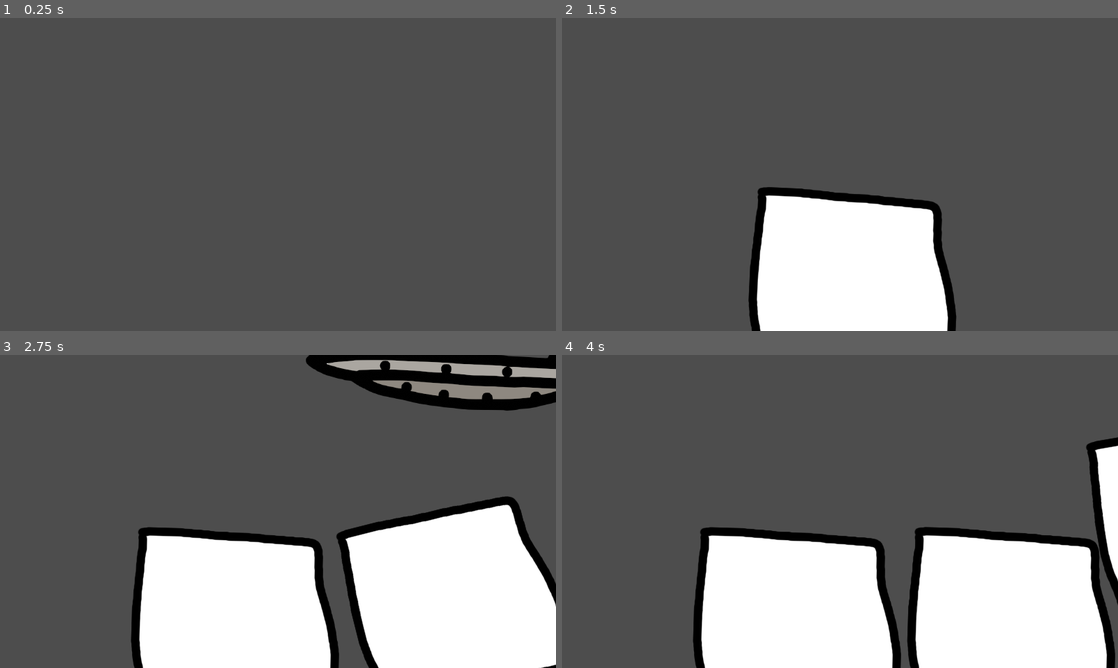
Above: before the commit, frames 1-4 (two rows, left to right).
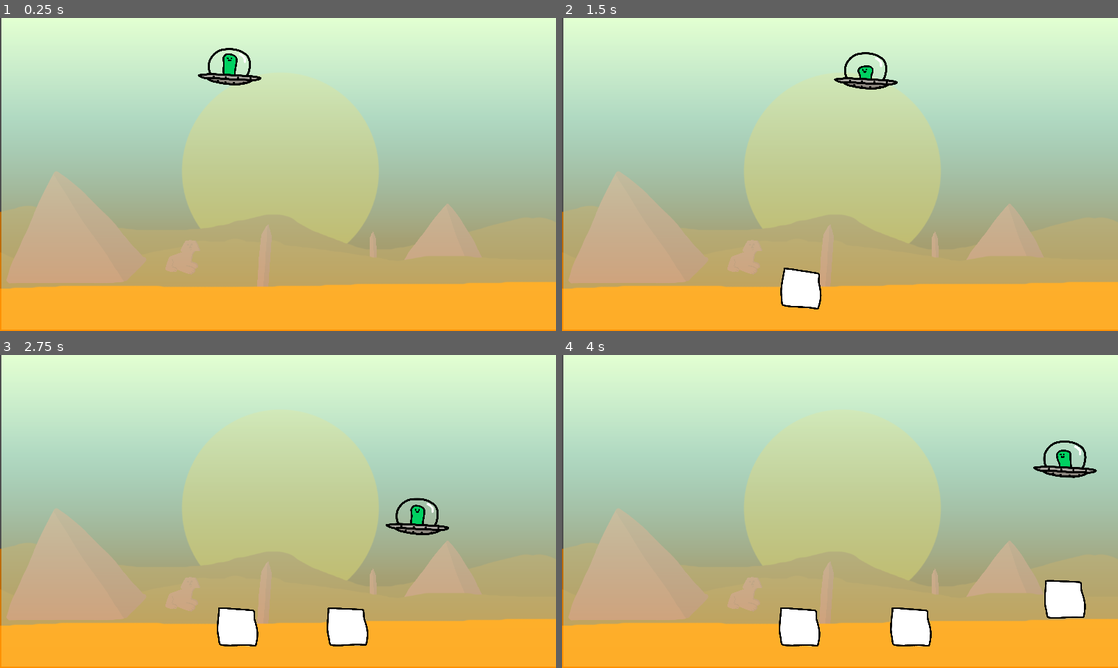
Above: after the commit, the same moments.

Repository: kilmanio/gamejam2024
Game: Godot game, scene res://gametest.tscn
Two runs of this game, one before a commit and one after it. Both use one fixed random seed, a clock stepped at 60 frames per second and the inputs below. The engine's default icon, where the game draws it, is replaced by a stand-in: a white triangle on a blue panel in a dark square.
Inputs:
- Up to frame 1 (0.25 s): no input
- Up to frame 2 (1.5 s): hold Right (ui_right) 0.53-1.28 s; hold Insert (ui_text_toggle_insert_mode) 0.53-1.28 s; tap Space (ui_select) at 0.77 s; hold Down (ui_down) from 1.28 s (still down); tap Insert (ui_text_toggle_insert_mode) at 1.35 s
- Up to frame 3 (2.75 s): tap Space (ui_select) at 1.52 s; release Down (ui_down) at 2.03 s; hold Right (ui_right) from 2.03 s (still down); hold Insert (ui_text_toggle_insert_mode) from 2.03 s (still down)
- Up to frame 4 (4 s): release Right (ui_right) at 2.78 s; release Insert (ui_text_toggle_insert_mode) at 2.78 s; hold Up (ui_up) 2.78-3.53 s; tap Insert (ui_text_toggle_insert_mode) at 2.85 s; tap Space (ui_select) at 3.02, 3.77 s; hold Left (ui_left) from 3.53 s (still down); hold Insert (ui_text_toggle_insert_mode) from 3.53 s (still down)

The runs differ from the first frame. In frame 1, 100% of the frame differs, in the area x 0-100%, y 0-100%; in frame 2, 99%; in frame 3, 99%; in frame 4, 98%.

Commit message:
Scale game

Diff:
--- a/block.gd
+++ /dev/null
@@ -1,13 +0,0 @@
-#extends CharacterBody2D
-extends RigidBody2D
-
-const SPEED = 600
-var active = true
-
-func _ready() -> void:
-	#contact_monitor = true
-	#max_contacts_reported = 8
-	set_continuous_collision_detection_mode(0)
-
-func _physics_process(delta: float) -> void:
-	pass
--- a/block.tscn
+++ b/block.tscn
@@ -1,14 +1,14 @@
-[gd_scene load_steps=3 format=3 uid="uid://byjfdv0upj5gs"]
+[gd_scene load_steps=2 format=3 uid="uid://byjfdv0upj5gs"]
 
-[ext_resource type="Script" path="res://block.gd" id="1_y510p"]
 [ext_resource type="Texture2D" uid="uid://dfu2j5kjyrmqt" path="res://graphics/objects/block1.png" id="2_mgmfs"]
 
 [node name="root" type="RigidBody2D"]
 can_sleep = false
-script = ExtResource("1_y510p")
 
 [node name="Sprite2D" type="Sprite2D" parent="."]
+scale = Vector2(0.2, 0.2)
 texture = ExtResource("2_mgmfs")
 
 [node name="CollisionPolygon2D" type="CollisionPolygon2D" parent="."]
+scale = Vector2(0.2, 0.2)
 polygon = PackedVector2Array(-190, -176, 185, -166, 203, -41, 233, 86, 216, 216, 67, 218, -132, 226, -173, 212, -203, 69)
--- a/floor.tscn
+++ b/floor.tscn
@@ -9,6 +9,7 @@
 scale = Vector2(8, 1)
 
 [node name="Sprite2D" type="Sprite2D" parent="."]
+visible = false
 texture = ExtResource("1_05ov0")
 
 [node name="CollisionShape2D" type="CollisionShape2D" parent="."]
--- a/game.gd
+++ b/game.gd
@@ -19,6 +19,6 @@
 func spawn_block():
 	var object = scene_to_instance.instantiate()
 	object.position = $ship.position
-	object.position.y += 400
+	object.position.y += 100
 	call_deferred("add_child",object)
 	timeout = 1
--- a/gametest.tscn
+++ b/gametest.tscn
@@ -1,17 +1,20 @@
-[gd_scene load_steps=4 format=3 uid="uid://dnsp5txuw6eto"]
+[gd_scene load_steps=5 format=3 uid="uid://dnsp5txuw6eto"]
 
 [ext_resource type="Script" path="res://game.gd" id="1_gkpnp"]
 [ext_resource type="PackedScene" uid="uid://dqy1pwjl8hghv" path="res://floor.tscn" id="1_jda8s"]
 [ext_resource type="PackedScene" uid="uid://crsojgydks7ji" path="res://ship.tscn" id="2_4bkxq"]
+[ext_resource type="PackedScene" uid="uid://cb1sgodtqtr3y" path="res://scenes/background.tscn" id="2_djvyx"]
 
 [node name="Node2D" type="Node2D"]
 script = ExtResource("1_gkpnp")
 
+[node name="Background" parent="." instance=ExtResource("2_djvyx")]
+
 [node name="ship" parent="." instance=ExtResource("2_4bkxq")]
-position = Vector2(0, -400)
+position = Vector2(474, 131)
 
 [node name="floor" parent="." instance=ExtResource("1_jda8s")]
-position = Vector2(0, 600)
+position = Vector2(587, 670)
 
 [node name="Camera2D" type="Camera2D" parent="."]
-position = Vector2(0, 100)
+position = Vector2(574, 327)
--- a/scenes/background.tscn
+++ b/scenes/background.tscn
@@ -147,7 +147,6 @@
 [node name="Ground3" type="Sprite2D" parent="."]
 modulate = Color(0.990533, 0.566839, 1.15514e-06, 1)
 position = Vector2(644, 557)
-scale = Vector2(1, 1)
 texture = ExtResource("7_godyt")
 
 [node name="Fog" type="Sprite2D" parent="."]
--- a/ship.tscn
+++ b/ship.tscn
@@ -4,16 +4,17 @@
 [ext_resource type="PackedScene" uid="uid://d0rjstwyyqvrc" path="res://scenes/player_gfx.tscn" id="2_uqekn"]
 
 [sub_resource type="CapsuleShape2D" id="CapsuleShape2D_b6v5g"]
-radius = 174.0
-height = 506.0
+radius = 32.0
+height = 80.0
 
 [node name="Ship" type="RigidBody2D"]
 script = ExtResource("1_h6koc")
 
 [node name="PlayerGFX" parent="." instance=ExtResource("2_uqekn")]
+scale = Vector2(0.2, 0.2)
 
 [node name="Beam" type="Area2D" parent="."]
-position = Vector2(0, 336)
+position = Vector2(0, 70)
 gravity_space_override = 3
 gravity_point = true
 gravity_point_center = Vector2(0, 0)
@@ -24,4 +25,5 @@
 shape = SubResource("CapsuleShape2D_b6v5g")
 
 [node name="CollisionPolygon2D" type="CollisionPolygon2D" parent="."]
+scale = Vector2(0.2, 0.2)
 polygon = PackedVector2Array(-234, -118, -223, -197, -199, -241, -150, -293, -107, -316, -47, -327, 41, -327, 101, -315, 154, -287, 187, -261, 214, -208, 226, -117, 333, -18, 307, 10, 110, 60, -60, 52, -225, 13, -346, -44)
